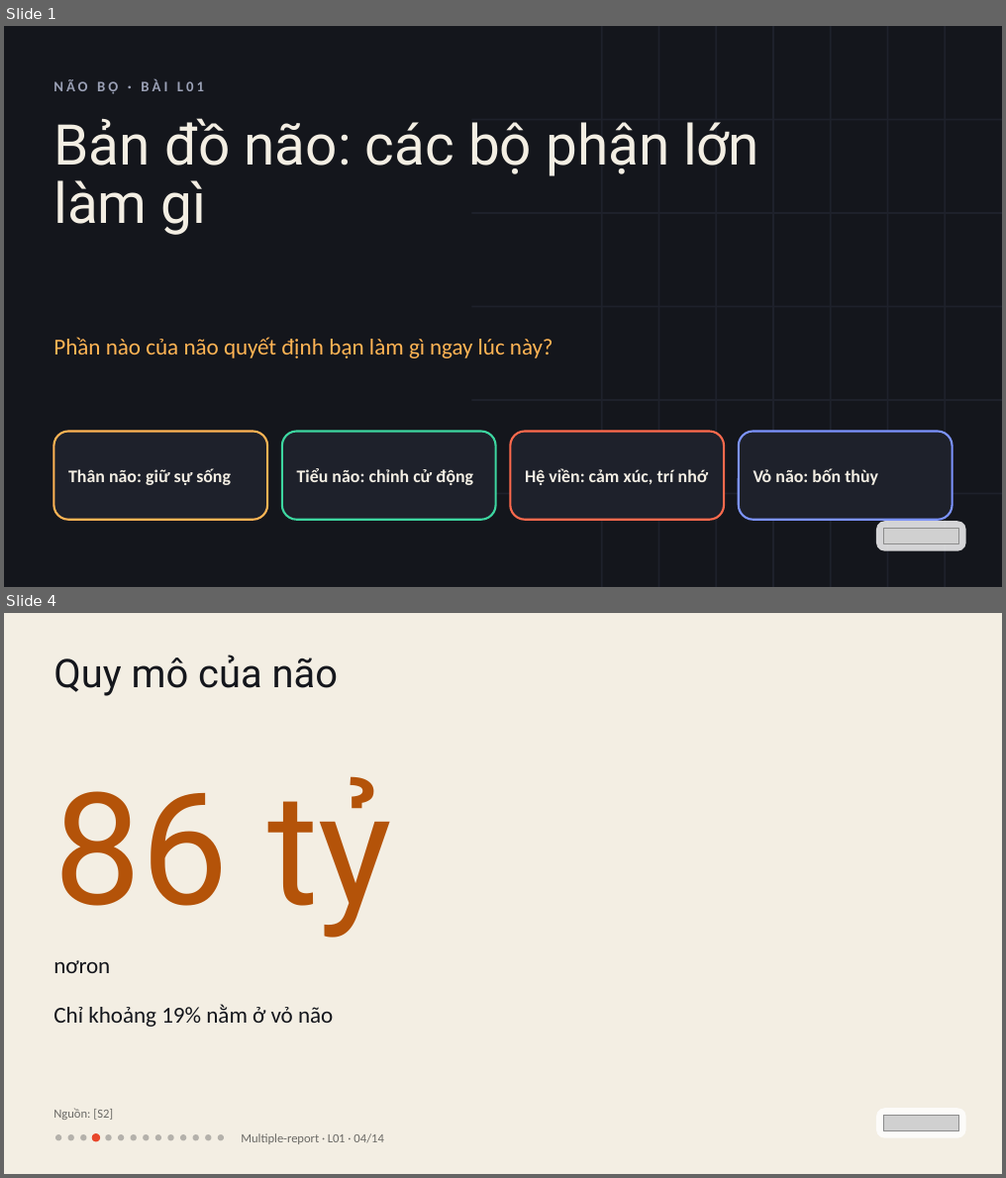
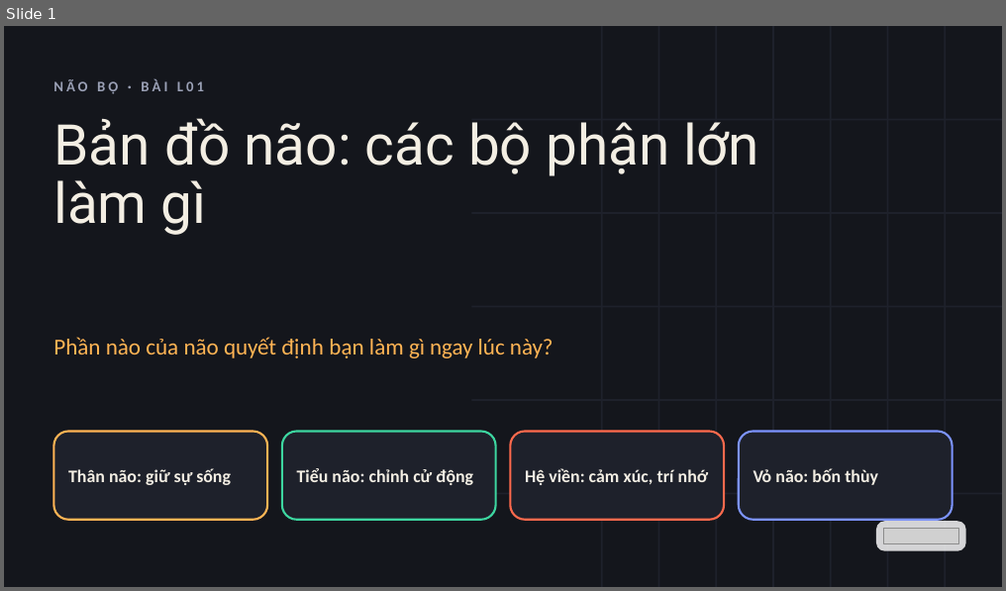
Before and after one commit to vohoailinh90/Multiple-report, a slide deck: lessons/L01/L01.pptx. Shown one above the other, each under a label of ours: slides 1 and 4 before the commit, slide 1 after it; the slides between them are not shown. The pictures are 1006x1178 and 1006x591 pixels, drawn with LibreOffice and Linux fonts; fonts in the diff are those of the drawing; grey boxes stand for pictures. Boxes give left, top, right and bottom in pixels: in the first picture for what was removed or moved away, otherwise in the second. Text is boxed around its words. In the diff, an @@ line names an element or a change of style, - is before the commit and + after.

```diff
--- a/lessons/L01/L01.pptx
+++ b/lessons/L01/L01.pptx
@@ slide 4 removed at [4,613,1002,1174], background #F3EEE3 @@
@@ text removed at [54,655,338,696] @@
-Quy mô của não
@@ text removed at [54,776,392,938] @@
-86 tỷ
@@ text removed at [54,960,110,973] @@
-nơron
@@ text removed at [54,1004,333,1027] @@
-Chỉ khoảng 19% nằm ở vỏ não
@@ text removed at [54,1108,113,1120] @@
-Nguồn: [S2]
@@ rounded rectangle removed at [876,1108,966,1139] @@
@@ picture removed at [883,1115,959,1132] @@
@@ ellipse removed at [55,1135,61,1141] @@
@@ ellipse removed at [68,1135,74,1141] @@
@@ ellipse removed at [80,1135,86,1141] @@
@@ ellipse removed at [92,1134,100,1143] @@
@@ ellipse removed at [105,1135,111,1141] @@
@@ ellipse removed at [118,1135,124,1141] @@
@@ ellipse removed at [131,1135,137,1141] @@
@@ ellipse removed at [143,1135,149,1141] @@
@@ ellipse removed at [155,1135,161,1141] @@
@@ ellipse removed at [167,1135,173,1141] @@
@@ ellipse removed at [180,1135,186,1141] @@
@@ ellipse removed at [193,1135,199,1141] @@
@@ ellipse removed at [205,1135,211,1141] @@
@@ ellipse removed at [218,1135,224,1141] @@
@@ text removed at [241,1134,383,1145] @@
-Multiple-report · L01 · 04/14
```
Also in this commit, not shown: 3 slides changed, 41 slides added, 9 other slides removed, 3 other files.
